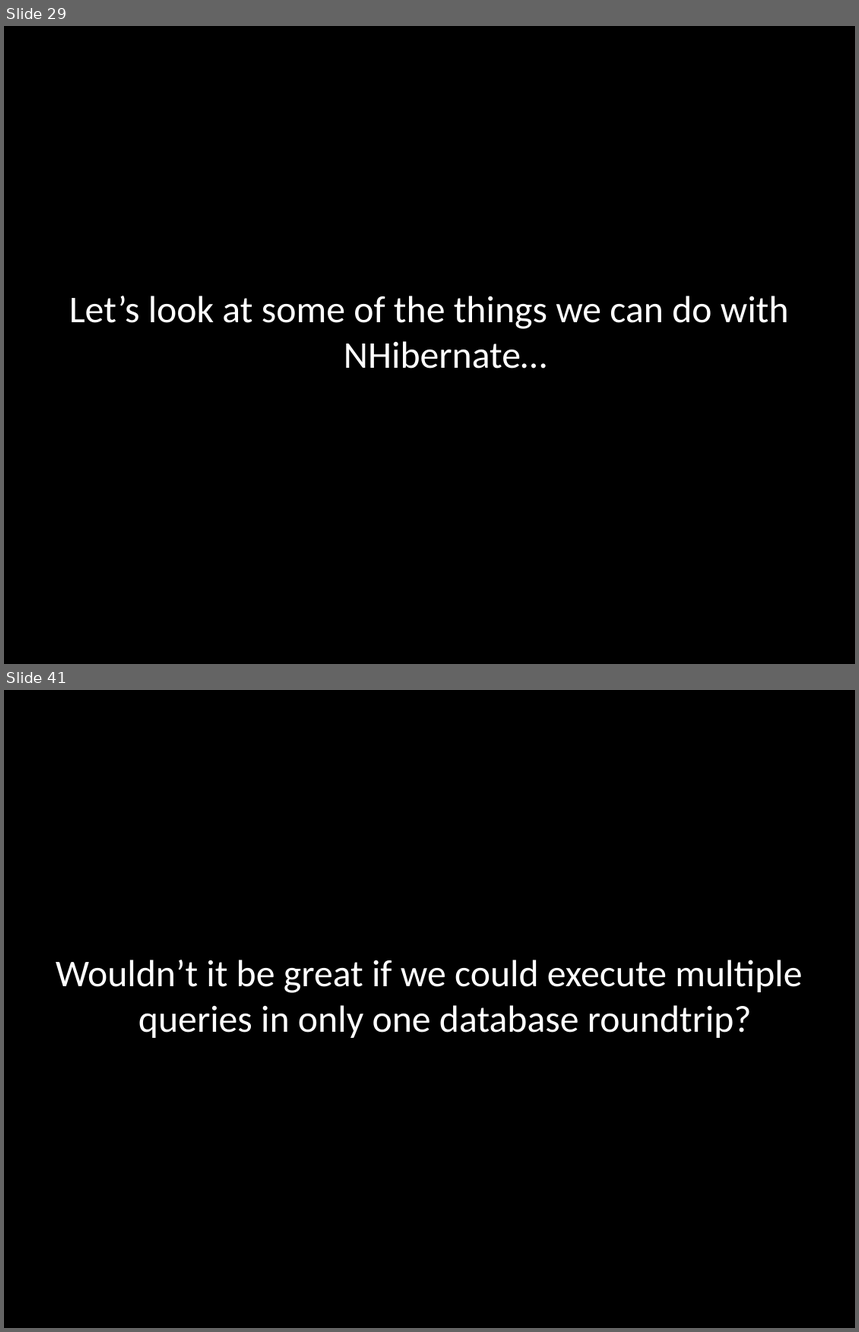
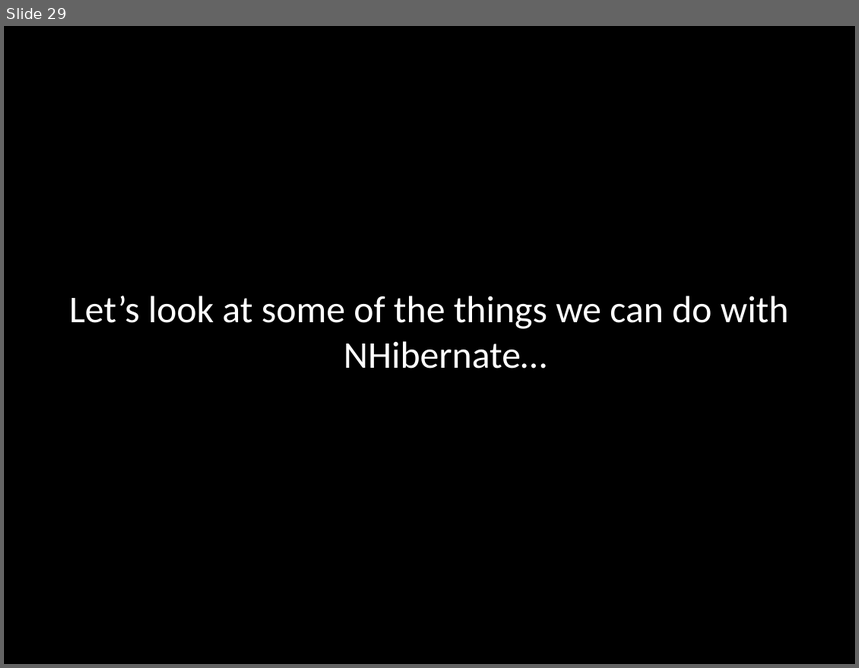
Before and after one commit to michelgrootjans/qwars, a slide deck: doc/NHibernateDemo.pptx. Shown one above the other, each under a label of ours: slides 29 and 41 before the commit, slide 29 after it; the slides between them are not shown. The pictures are 859x1332 and 859x668 pixels, drawn with LibreOffice and Linux fonts; fonts in the diff are those of the drawing. Boxes give left, top, right and bottom in pixels: in the first picture for what was removed or moved away, otherwise in the second. Text is boxed around its words. In the diff, an @@ line names an element or a change of style, - is before the commit and + after.

```diff
--- a/doc/NHibernateDemo.pptx
+++ b/doc/NHibernateDemo.pptx
@@ slide 41 removed at [4, 690, 855, 1328], background #000000 @@
@@ text removed at [56, 960, 802, 1038] @@
-Wouldn’t it be great if we could execute multiple queries in only one database roundtrip?
```
Also in this commit, not shown: 46 other slides removed, 16 other files.
